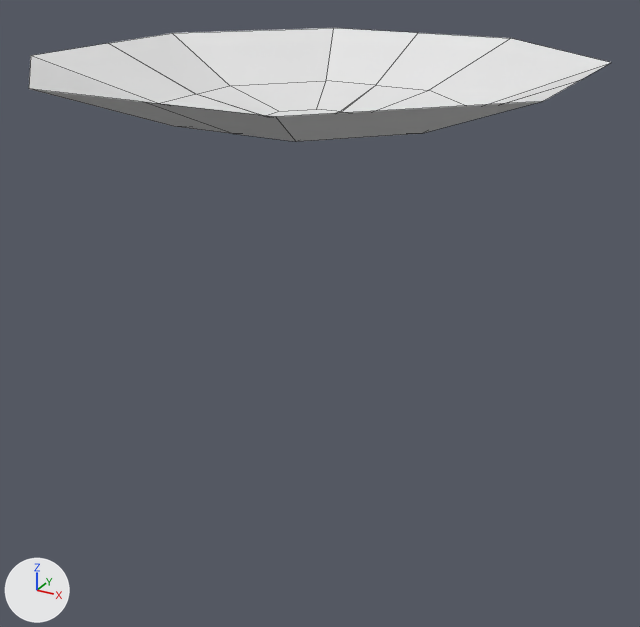
An edit to the Blender file Maps/MiteMapExperiments.blend, drawn before and after from the same camera.
Both versions are drawn from a 50 mm camera at (229.0, -409.0, 105.0) aimed at (6.0, -4.0, -98.0). Lighting does not change. The marker at lower left points along +X, +Y and +Z. The picture after the commit comes second. Mesh edges are drawn as thin lines.

In view in the first picture: 'SingleHole-col'.
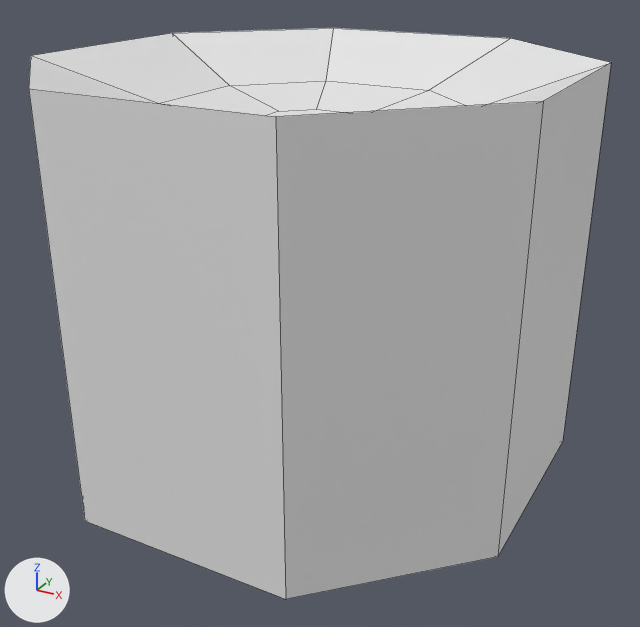
What the commit changed:
me_cube_001 is used by ob_singlehole_col; location (0.0, 0.0, 0.0); scale (4.0, 4.0, 4.0).
me_cube_001 had 13 vertices, 7 faces and spanned x -34.1..0.1, y -0.1..34.0, z 2.5..10.5.
me_cube_001 now has 48 vertices, 42 faces and spans x -34.1..34.1, y -34.0..34.0, z -52.5..10.5.
Part 1, on me_cube_001:
5 vertices are removed from x -34.1..0.0, y -0.1..34.0, z 2.5..10.5.
5 faces are deleted.
2 vertices move from x -7.7..0.1, y -0.1..7.7, z 2.5 to x -7.7..3.8, y -3.8..7.7, z 2.5.
34 vertices are added at x -34.1..34.1, y -34.0..34.0, z -52.5..4.5.
6 new vertices lie (0.0, 0.0, 55.0) away from vertices in x -34.1..34.1, y -34.0..34.0, z -44.5.
40 new faces join them.
Object 'SingleHole-col' (ob_singlehole_col) loses its MIRROR modifier named 'Mirror'.
Modifier setting removed (it was use_axis = (True, True, False)).
Modifier setting removed (it was use_clip = True).

Changed parts and their boxes (x1, y1, x2, y2) in the pictures (640 x 627 px):
'SingleHole-col', reshaped, modifiers changed (397% taller)
    before: (29, 28, 611, 142)
    after: (29, 28, 611, 599)
part 1 of me_cube_001, built on
    before: (31, 28, 609, 141)
    after: (29, 28, 611, 599)
